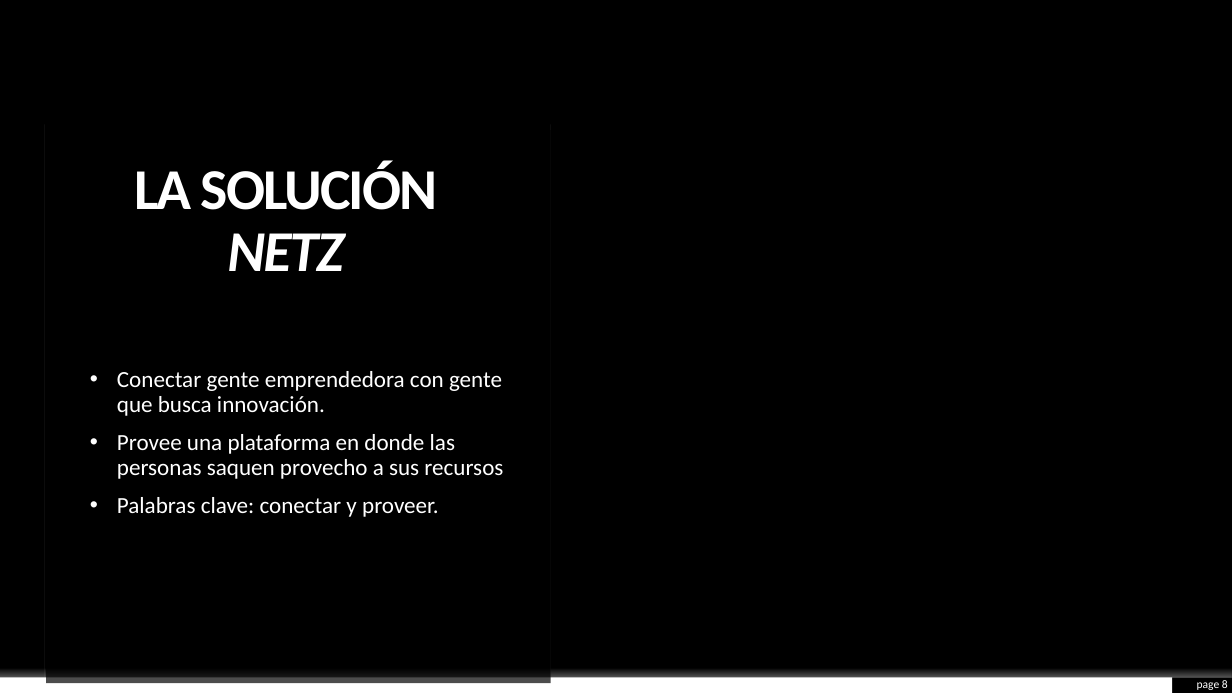
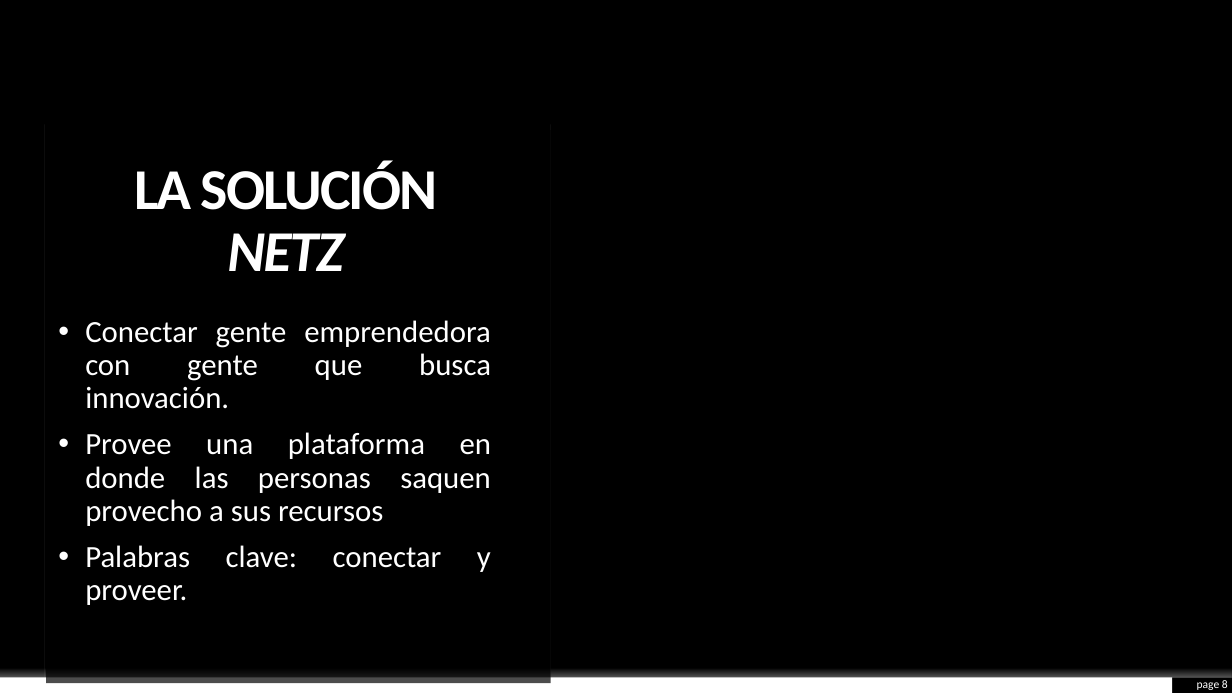
Before and after one commit to KevinHern/ingsoft, a slide deck: slide 8 of Docs/Presentacion_Final/final.pptx. Drawn at 1232x693 pixels with LibreOffice and Linux fonts; fonts in the diff are those of the drawing; background and template pictures are left out. Boxes give left, top, right and bottom in pixels: in the first picture for what was removed or moved away, otherwise in the second. Text is boxed around its words. In the diff, an @@ line names an element or a change of style, - is before the commit and + after.

Commit message:
Update

```diff
--- a/Docs/Presentacion_Final/final.pptx
+++ b/Docs/Presentacion_Final/final.pptx
@@ text "Conectar gente emprendedora con gente ...": place and size @@
-text "Conectar gente emprendedora con gente ..." at (117, 371, 503, 517)
+text "Conectar gente emprendedora con gente ..." at (85, 320, 491, 605)
@@ text "Conectar gente emprendedora con gente ..." at (85, 320, 491, 605): size 18 to 24 pt; alignment left to justified @@
```
Also in this commit, not shown: 4 other slides changed.
